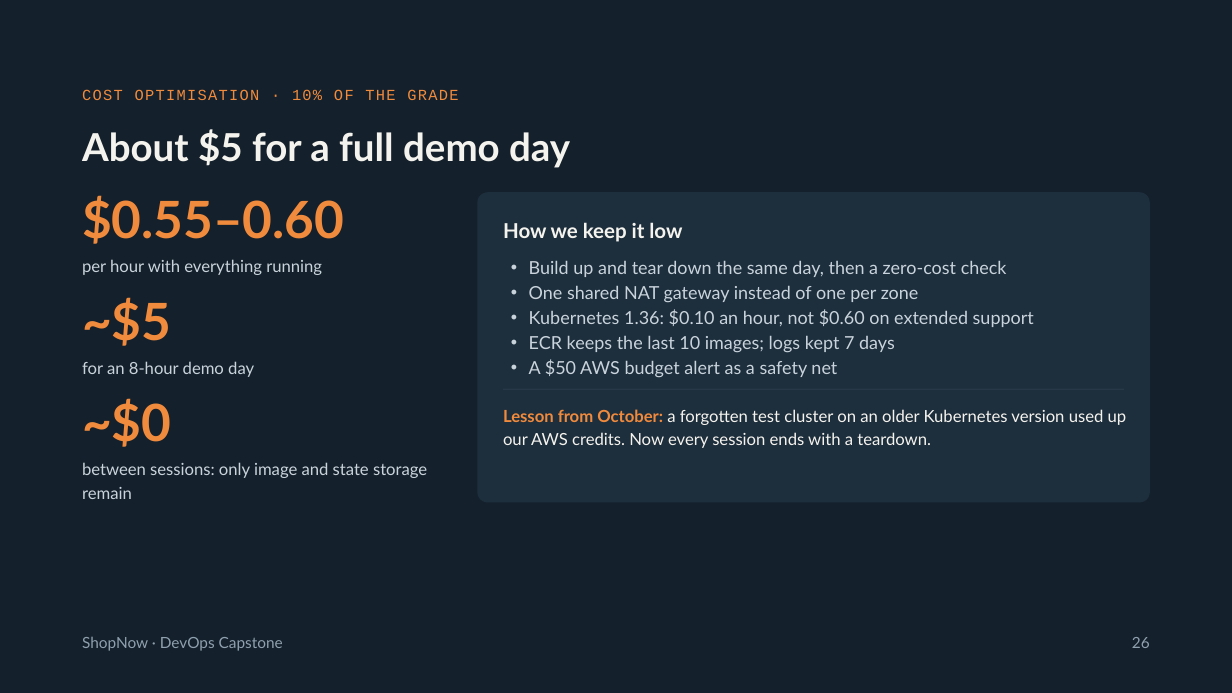
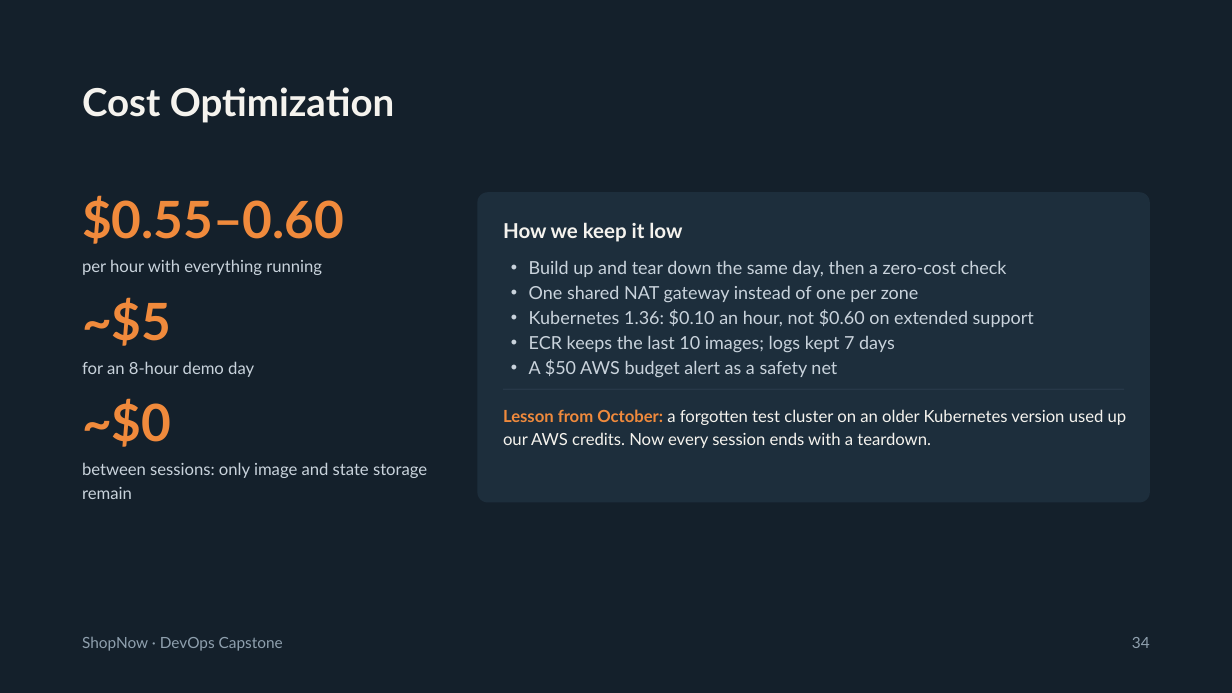
Before and after one commit to banalasusmitha/Capstone_Project-Web-Application-with-CI-CD-DevOps, a slide deck: slide 34 of final-delivery/ShopNow_DevOps_Capstone.pptx (slide 26 before the commit). Drawn at 1232x693 pixels with LibreOffice and Linux fonts; fonts in the diff are those of the drawing. Boxes give left, top, right and bottom in pixels: in the first picture for what was removed or moved away, otherwise in the second. Text is boxed around its words. In the diff, an @@ line names an element or a change of style, - is before the commit and + after.

```diff
--- a/final-delivery/ShopNow_DevOps_Capstone.pptx
+++ b/final-delivery/ShopNow_DevOps_Capstone.pptx
@@ title at <box>82,87,395,123</box>: text changed @@
-About $5 for a full demo day
+Cost Optimization
@@ text removed at <box>82,89,458,100</box> @@
-COST OPTIMISATION · 10% OF THE GRADE
@@ text at <box>1132,637,1150,648</box>: text changed @@
-26
+34
```
Also in this commit, not shown: 23 other slides changed, 11 slides added, 3 slides removed, 1 other file.
